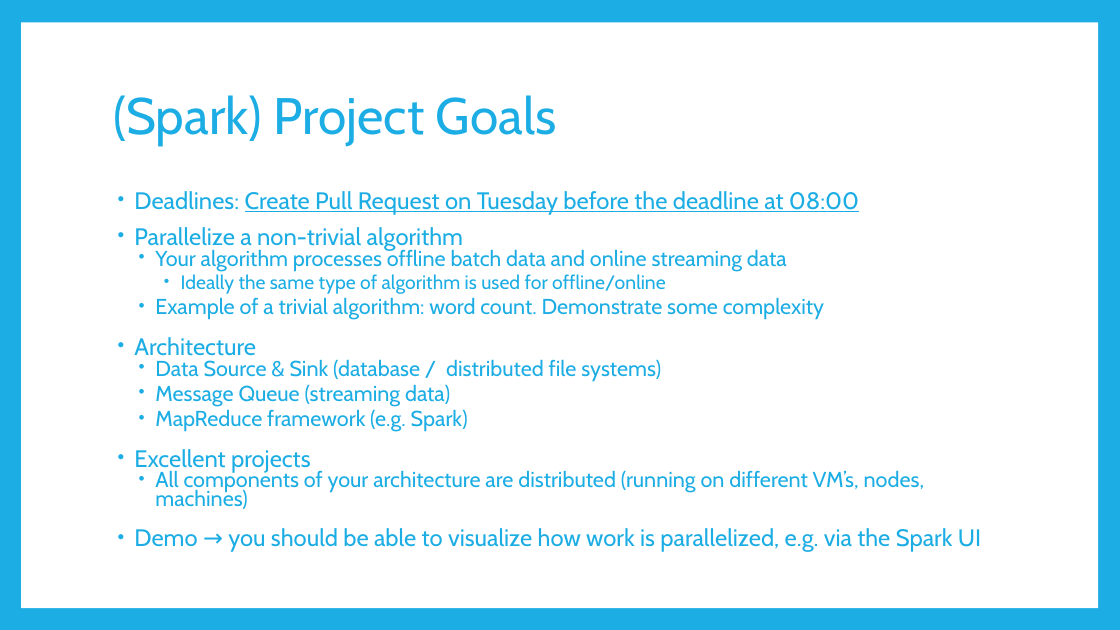
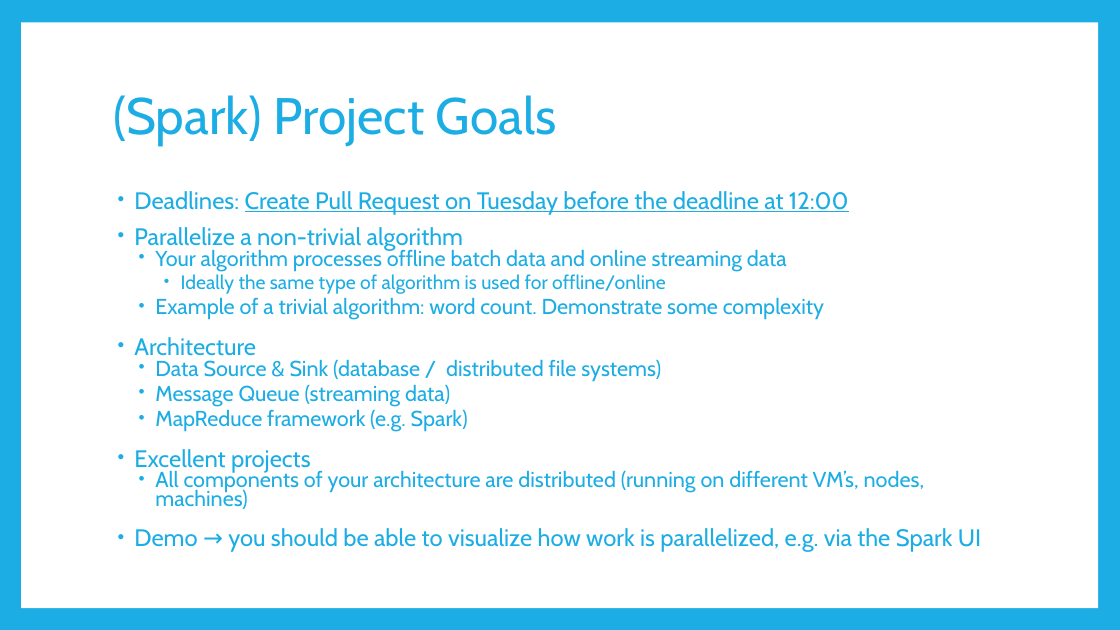
Before and after one commit to rug-sc/spark-boot-camp, a slide deck: slide 19 of slides/Apache Spark Bootcamp.pptx. Drawn at 1120x630 pixels with LibreOffice and Linux fonts; fonts in the diff are those of the drawing. Boxes give left, top, right and bottom in pixels: in the first picture for what was removed or moved away, otherwise in the second. Text is boxed around its words. In the diff, an @@ line names an element or a change of style, - is before the commit and + after.

```diff
--- a/slides/Apache Spark Bootcamp.pptx
+++ b/slides/Apache Spark Bootcamp.pptx
@@ text at [134, 191, 849, 215]: text changed @@
-• Deadlines: Create Pull Request on Tuesday before the deadline at 08:00
+• Deadlines: Create Pull Request on Tuesday before the deadline at 12:00
```
Also in this commit, not shown: 10 other slides changed, 1 other file.
